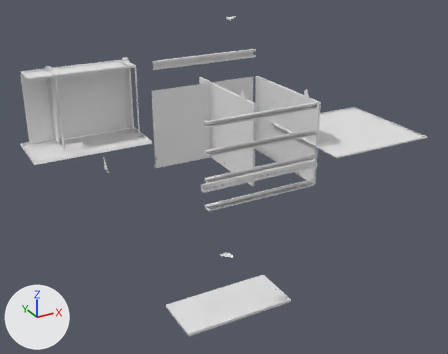
An edit to the glTF model Drawings/3d/1LLVB4-08D0DN_parts.glb, drawn before and after from the same camera.
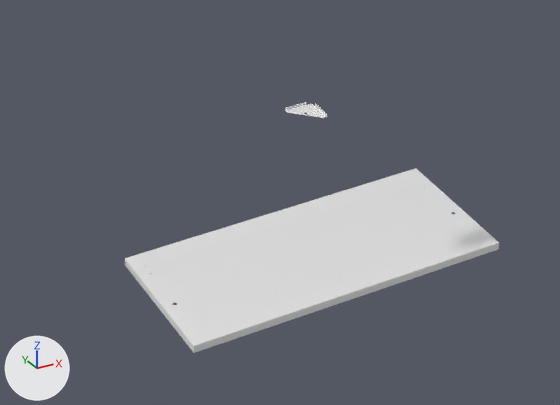
The first picture shows the older version from a 50 mm lens placed at (-1939.0, -3804.0, 1436.0), pointed at (85.0, -126.0, -404.0). The close-ups show the older and then the newer version on the part from 28% to 70% of the width and 62% to 100% of the height of that picture. Only the edits that show in the close-ups are written down. Lighting does not change. The marker at lower left points along +X, +Y and +Z. Where no turn or scale is listed for an object, it has been applied to the vertices.

Names of what the first close-up shows: 'DSV2B3-080040_v4__Body1' and 1 more.
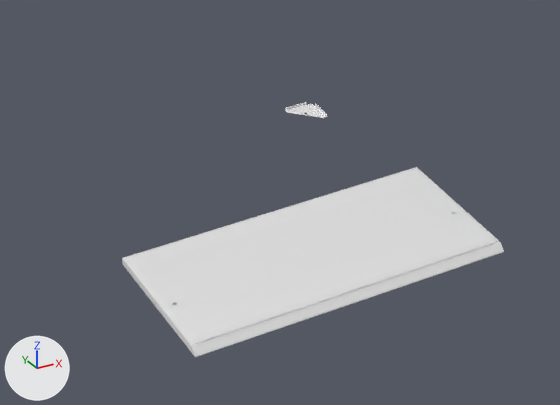
Where the change shows, as pixel boxes [x1, y1, x2, y2] in the close-ups (560 x 405 px):
```json
{"object": "DSV100-080040_v1__Body4_2", "change": "added", "after": [122, 167, 504, 357]}
```

Scene script edits in JSON lines:
```json
{"op": "add", "block": "me_dsv100_080040_v1__body4_2", "code": ["me_dsv100_080040_v1__body4_2 = bpy.data.meshes.new('DSV100-080040_v1__Body4_2')", "me_dsv100_080040_v1__body4_2.from_pydata(...)  # 1643 vertices, 3282 faces; spans x -580.0..216.0, y -878.0..-496.0, z -1094.0..-1074.0"]}
{"op": "add", "block": "ob_dsv100_080040_v1__body4_2", "code": ["ob_dsv100_080040_v1__body4_2 = bpy.data.objects.new('DSV100-080040_v1__Body4_2', me_dsv100_080040_v1__body4_2)", "ob_dsv100_080040_v1__body4_2.location = (0.0, 0.0, 0.0)"]}
```
